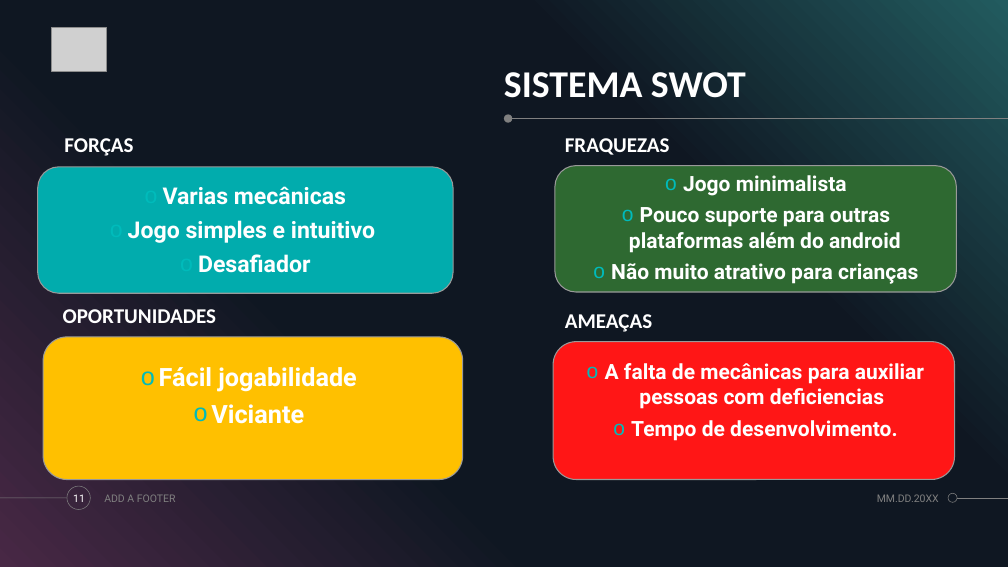
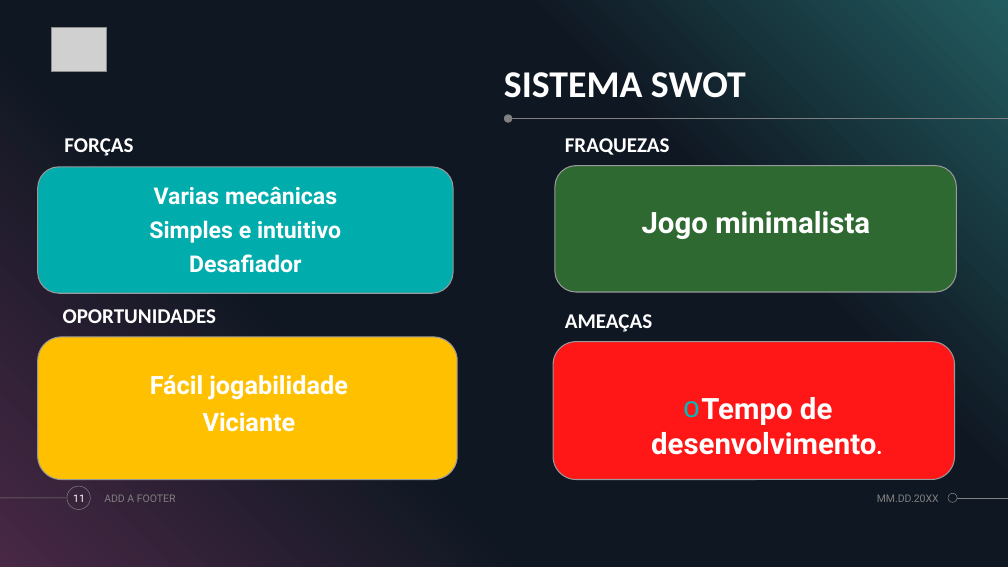
Before and after one commit to FeiraDaMusica/another-developer, a slide deck: slide 11 of Pitch.pptx. Drawn at 1008x567 pixels with LibreOffice and Linux fonts; fonts in the diff are those of the drawing; grey boxes stand for pictures. Boxes give left, top, right and bottom in pixels: in the first picture for what was removed or moved away, otherwise in the second. Text is boxed around its words. In the diff, an @@ line names an element or a change of style, - is before the commit and + after.

```diff
--- a/Pitch.pptx
+++ b/Pitch.pptx
@@ text at <box>154,186,337,273</box>: bullet o to none @@
@@ text "Jogo minimalista": place and size @@
-text "Jogo minimalista" at <box>611,175,918,284</box>
+text "Jogo minimalista" at <box>642,211,870,239</box>
@@ text "Jogo minimalista" at <box>642,211,870,239</box>: size 20 to 28 pt; bullet o to none @@
@@ text at <box>611,207,918,284</box>: paragraphs removed @@
-o Pouco suporte para outras plataformas além do android
-o Não muito atrativo para crianças
@@ text at <box>149,220,341,243</box>: text changed @@
-o Jogo simples e intuitivo
+Simples e intuitivo
@@ rounded rectangle: place and size @@
-rounded rectangle at <box>43,337,463,480</box>
+rounded rectangle at <box>38,337,457,480</box>
@@ text "Fácil jogabilidade": place and size @@
-text "Fácil jogabilidade" at <box>159,367,356,424</box>
+text "Fácil jogabilidade" at <box>150,375,347,432</box>
@@ text "Fácil jogabilidade" at <box>150,375,347,432</box>: bullet o to none @@
@@ text "Tempo de desenvolvimento.": place and size @@
-text "Tempo de desenvolvimento." at <box>605,363,924,441</box>
+text "Tempo de desenvolvimento." at <box>651,397,876,455</box>
@@ text "Tempo de desenvolvimento." at <box>651,397,876,455</box>: size 20 to 28 pt @@
@@ text at <box>605,363,924,409</box>: paragraph removed @@
-o A falta de mecânicas para auxiliar pessoas com deficiencias
```
Also in this commit, not shown: 4 other slides changed.
